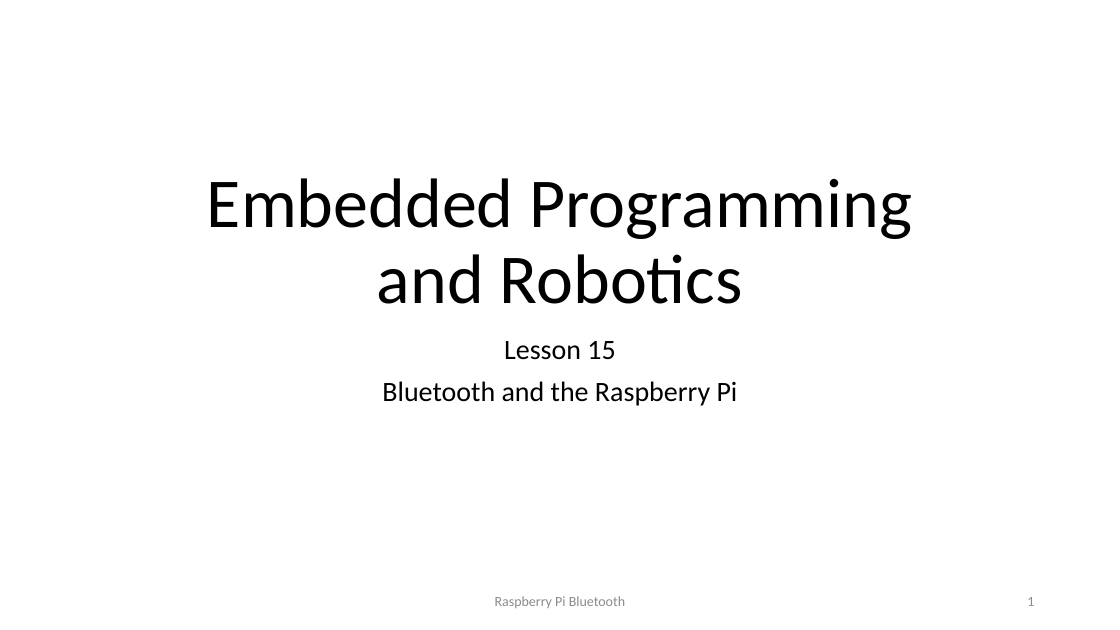
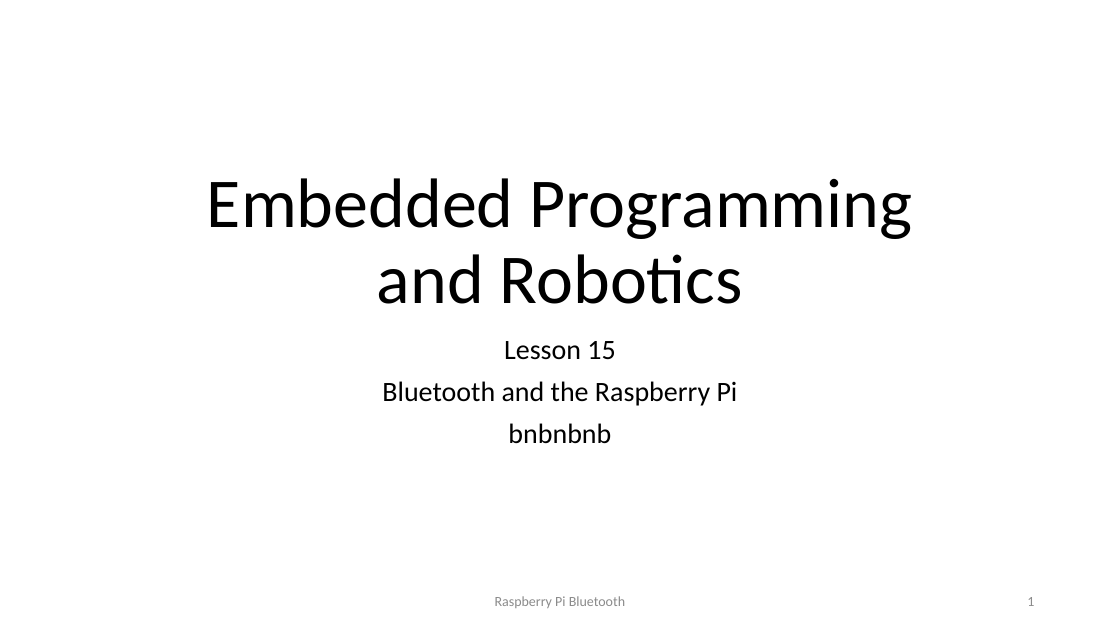
Before and after one commit to hema-puri/helloswing, a slide deck: slide 1 of EmbeddedWorkshop-24-PiBluetooth.pptx. Drawn at 1120x630 pixels with LibreOffice and Linux fonts; fonts in the diff are those of the drawing. Boxes give left, top, right and bottom in pixels: in the first picture for what was removed or moved away, otherwise in the second. Text is boxed around its words. In the diff, an @@ line names an element or a change of style, - is before the commit and + after.

Commit message:
Update 1

```diff
--- a/EmbeddedWorkshop-24-PiBluetooth.pptx
+++ b/EmbeddedWorkshop-24-PiBluetooth.pptx
@@ subtitle at (508,423,611,444): paragraph added @@
+bnbnbnb
```
